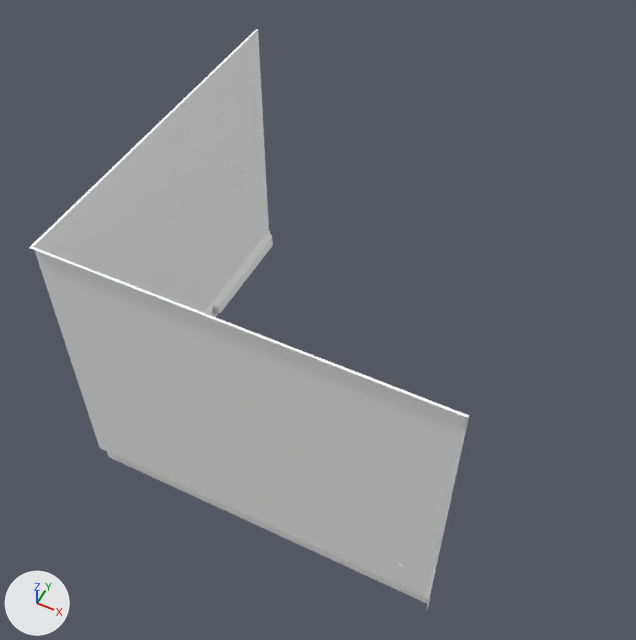
Two versions of the FBX model Assets/Models/Environment/Wall.FBX, one commit apart.
Both versions are drawn from a camera (50 mm lens) standing at (58.2, -48.8, 107.5) and looking at (22.8, 21.9, 19.0). Arrows for +X, +Y and +Z are at lower left; the lights stay in place. Where no turn or scale is listed for an object, it has been applied to the vertices.

In view in the first picture: 'Wall'.
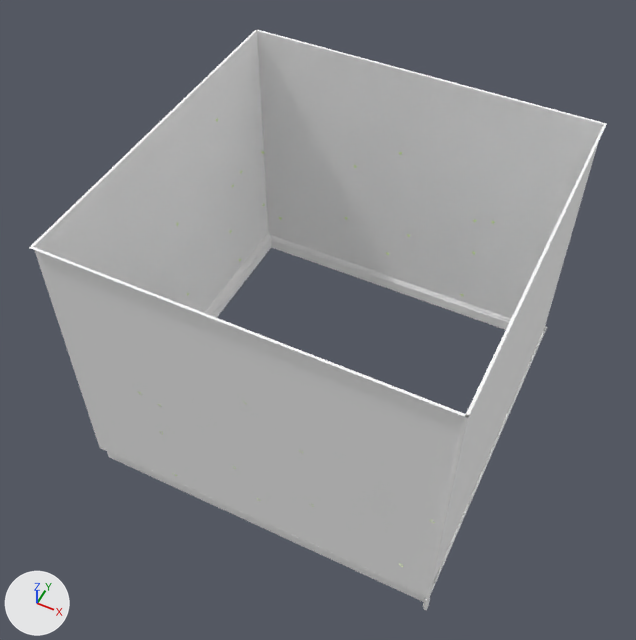
The newer file is also rescaled (x0.01) as a whole; pictures and numbers use the older file's frame.

Boxes (x1, y1, x2, y2) around the edits, measured in the pictures (636 x 640 px):
```json
{"object": "Wall", "change": "reshaped", "before": [29, 29, 469, 608], "after": [29, 29, 607, 610], "on screen": "31% wider"}
{"part": 1, "of": "me_mesh", "change": "added", "after": [256, 29, 607, 610]}
{"part": 2, "of": "me_mesh", "change": "added", "after": [270, 235, 547, 607]}
```

The change, as JSON lines over the scene's bpy script:
```json
{"block": "me_mesh", "where": "# used by ob_wall; location = (0.0, 0.0, 0.0)"}
{"op": "remove", "block": "me_mesh", "code": "me_mesh.from_pydata(...)  # 1458 vertices, 1347 faces; spans x -2.8..49.4, y -0.7..49.4, z 0.0..41.6"}
{"op": "add", "block": "me_mesh", "code": "me_mesh.from_pydata(...)  # 2472 vertices, 2248 faces; spans x -0.7..49.4, y -0.7..49.4, z 0.0..41.6"}
{"block": "me_mesh", "change": "me_mesh part 1: the loose piece of 62 vertices spanning x -0.7..49.4, y -0.7..49.4, z 0.0..41.6 is copied, and the copy is turned -180 degrees about the z axis through its middle; it spans x -0.7..49.4, y -0.7..49.4, z 0.0..41.6"}
{"block": "me_mesh", "change": "me_mesh part 2: a new loose piece of 294 vertices spanning x -0.4..49.4, y -0.4..49.4, z 0.0..3.2, in mat_wallmaterial (its picture is missing)"}
```
